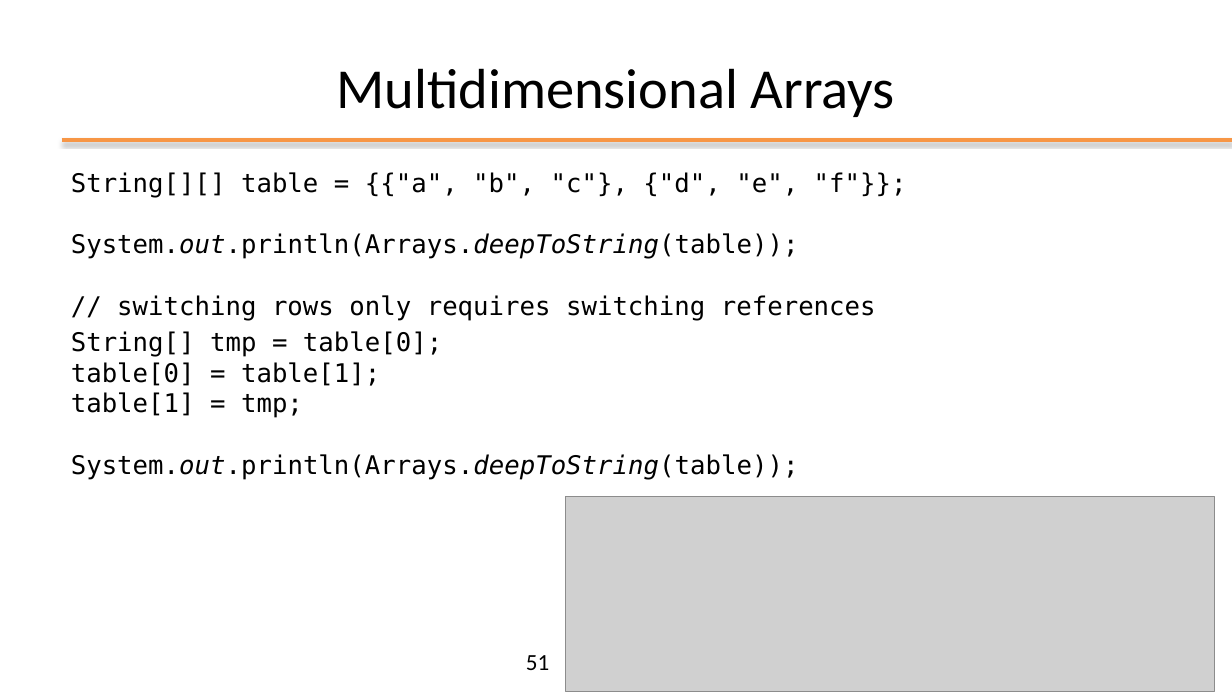
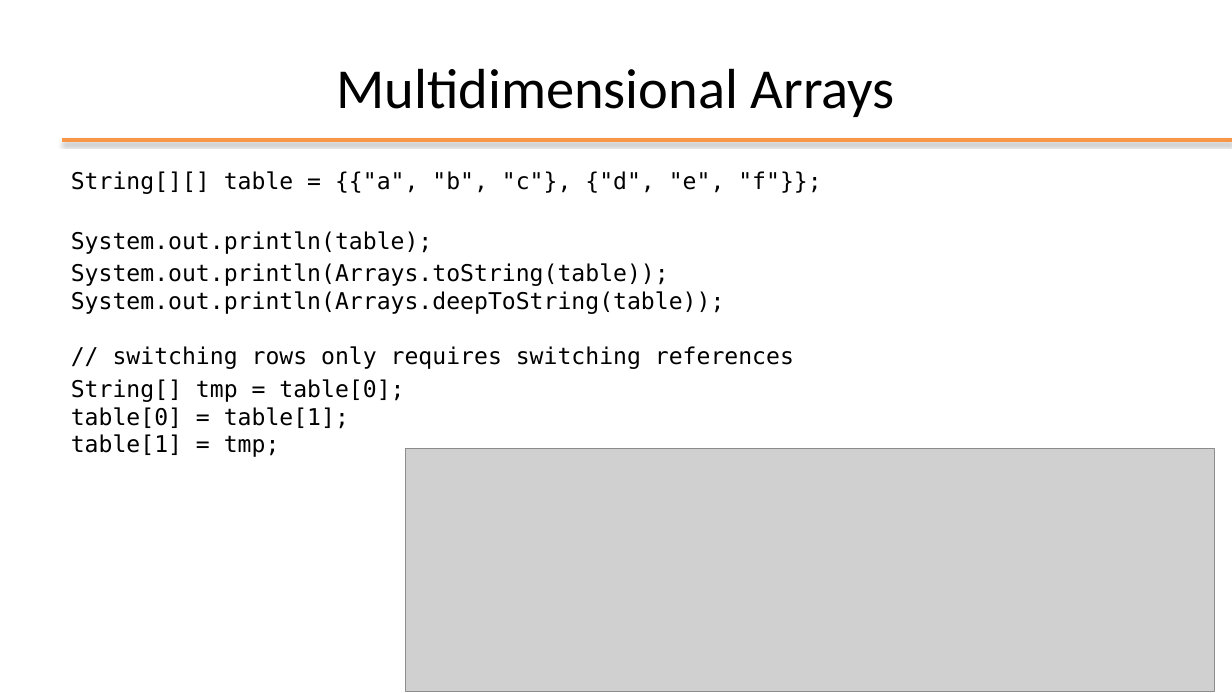
Before and after one commit to nbicocchi/learn-java-core, a slide deck: slide 51 of assets/slides/E2 - Java Basics.pptx. Drawn at 1232x693 pixels with LibreOffice and Linux fonts; fonts in the diff are those of the drawing; grey boxes stand for pictures; background and template pictures are left out. Boxes give left, top, right and bottom in pixels: in the first picture for what was removed or moved away, otherwise in the second. Text is boxed around its words. In the diff, an @@ line names an element or a change of style, - is before the commit and + after.

```diff
--- a/assets/slides/E2 - Java Basics.pptx
+++ b/assets/slides/E2 - Java Basics.pptx
@@ text at bbox=[71, 171, 821, 457]: text changed; size 20 to 18 pt @@
-String[][] table = {{"a", "b", "c"}, {"d", "e", "f"}};
-System.out.println(Arrays.deepToString(table));
-// switching rows only requires switching references
-String[] tmp = table[0];
-table[0] = table[1];
-table[1] = tmp;
-System.out.println(Arrays.deepToString(table));
+String[][] table = {{"a", "b", "c"}, {"d", "e", "f"}};
+System.out.println(table);
+System.out.println(Arrays.toString(table));
+System.out.println(Arrays.deepToString(table));
+// switching rows only requires switching references
+String[] tmp = table[0];
+table[0] = table[1];
+table[1] = tmp;
@@ picture: place and size @@
-picture at bbox=[566, 496, 1215, 691]
+picture at bbox=[406, 448, 1215, 691]
@@ page number removed at bbox=[526, 655, 549, 670] @@
-51
```
Also in this commit, not shown: 23 other slides changed, 4 slides added, 3 slides removed, 1 other file.
